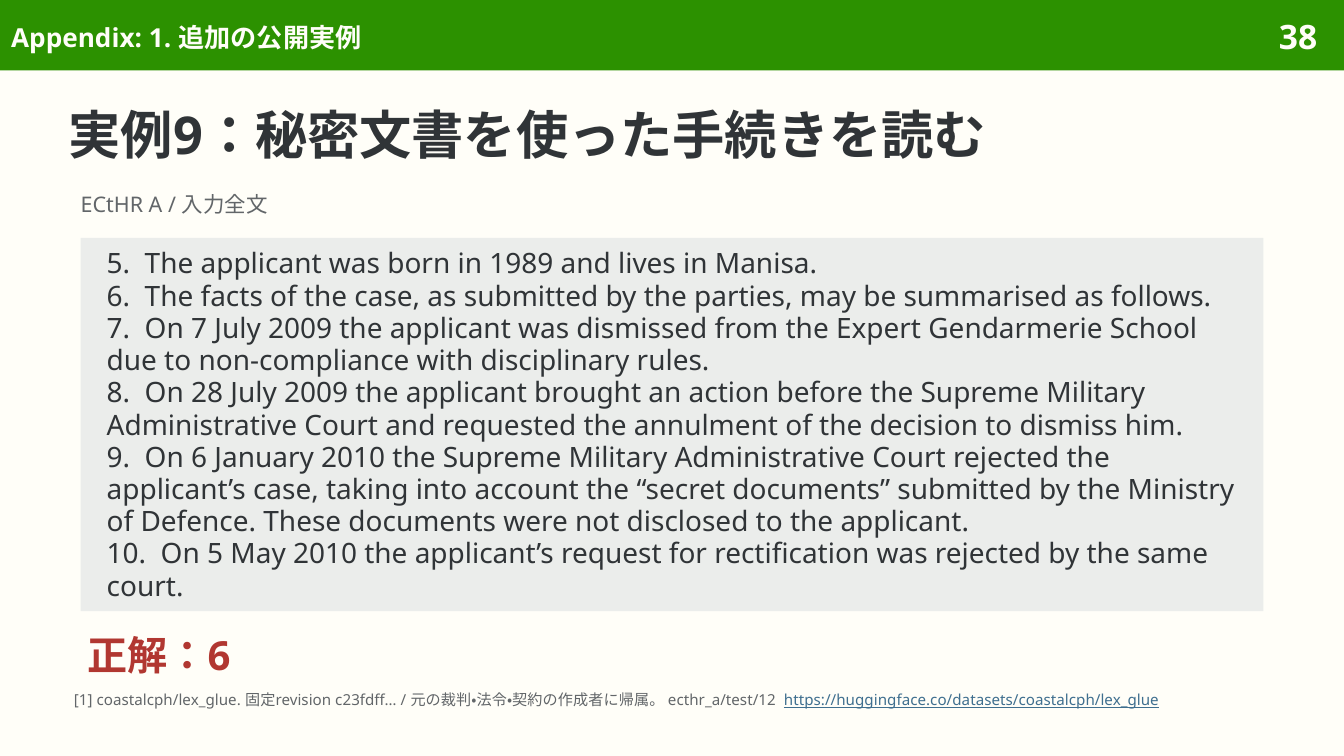
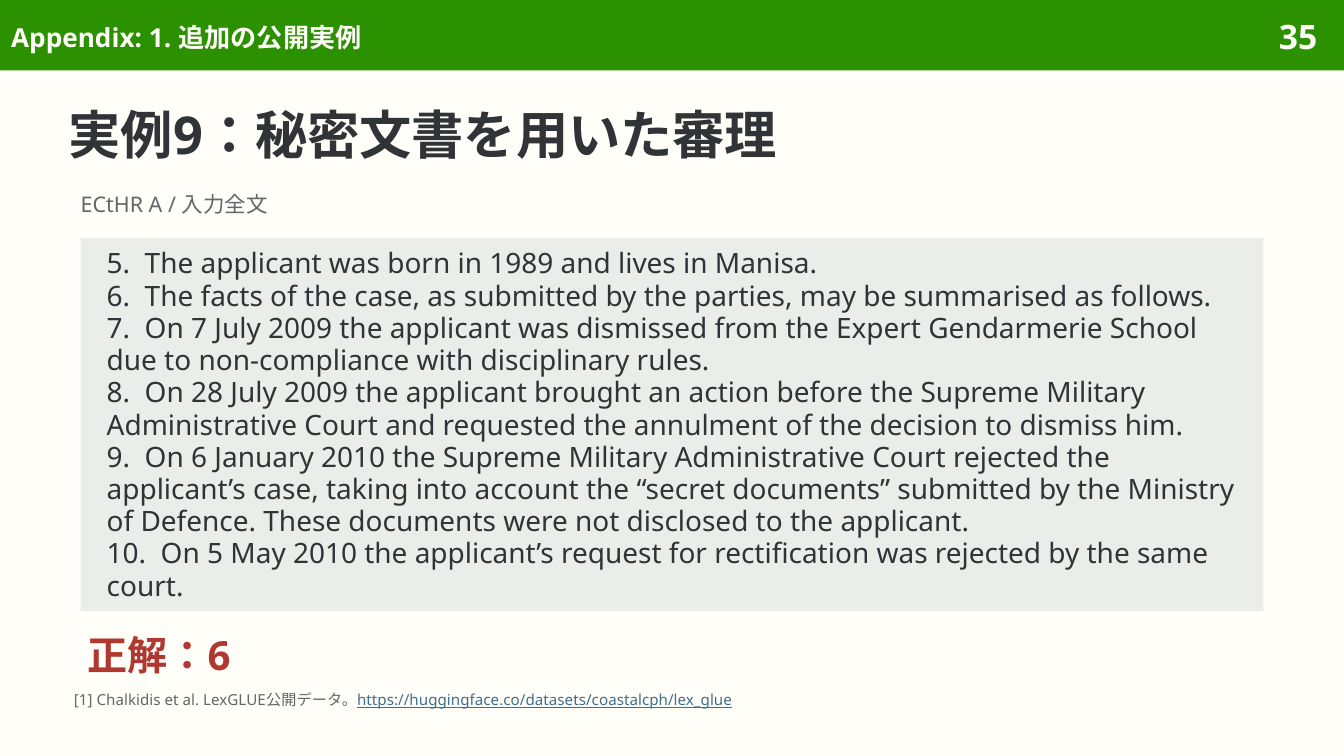
Before and after one commit to sasakiy84/datasets-in-10-minutes, a slide deck: slide 35 of slides/datasets-in-10-minutes-lexglue.pptx (slide 38 before the commit). Drawn at 1344x756 pixels with LibreOffice and Linux fonts; fonts in the diff are those of the drawing. Boxes give left, top, right and bottom in pixels: in the first picture for what was removed or moved away, otherwise in the second. Text is boxed around its words. In the diff, an @@ line names an element or a change of style, - is before the commit and + after.

Commit message:
Explain LexGLUE original tasks and clarify SCOTUS construction

```diff
--- a/slides/datasets-in-10-minutes-lexglue.pptx
+++ b/slides/datasets-in-10-minutes-lexglue.pptx
@@ page number at (1279, 24, 1317, 50): text changed @@
-38
+35
@@ title at (69, 109, 777, 159): text changed @@
-実例9：秘密文書を使った手続きを読む
+実例9：秘密文書を用いた審理
@@ text at (74, 692, 732, 709): text changed; text colour #626669 to #3F6F8F @@
-[1] coastalcph/lex_glue. 固定revision c23fdff… / 元の裁判・法令・契約の作成者に帰属。 ecthr_a/test/12 https://huggingface.co/datasets/coastalcph/lex_glue
+[1] Chalkidis et al. LexGLUE公開データ。https://huggingface.co/datasets/coastalcph/lex_glue
```
Also in this commit, not shown: 41 other slides changed, 8 slides removed, 44 other files.
